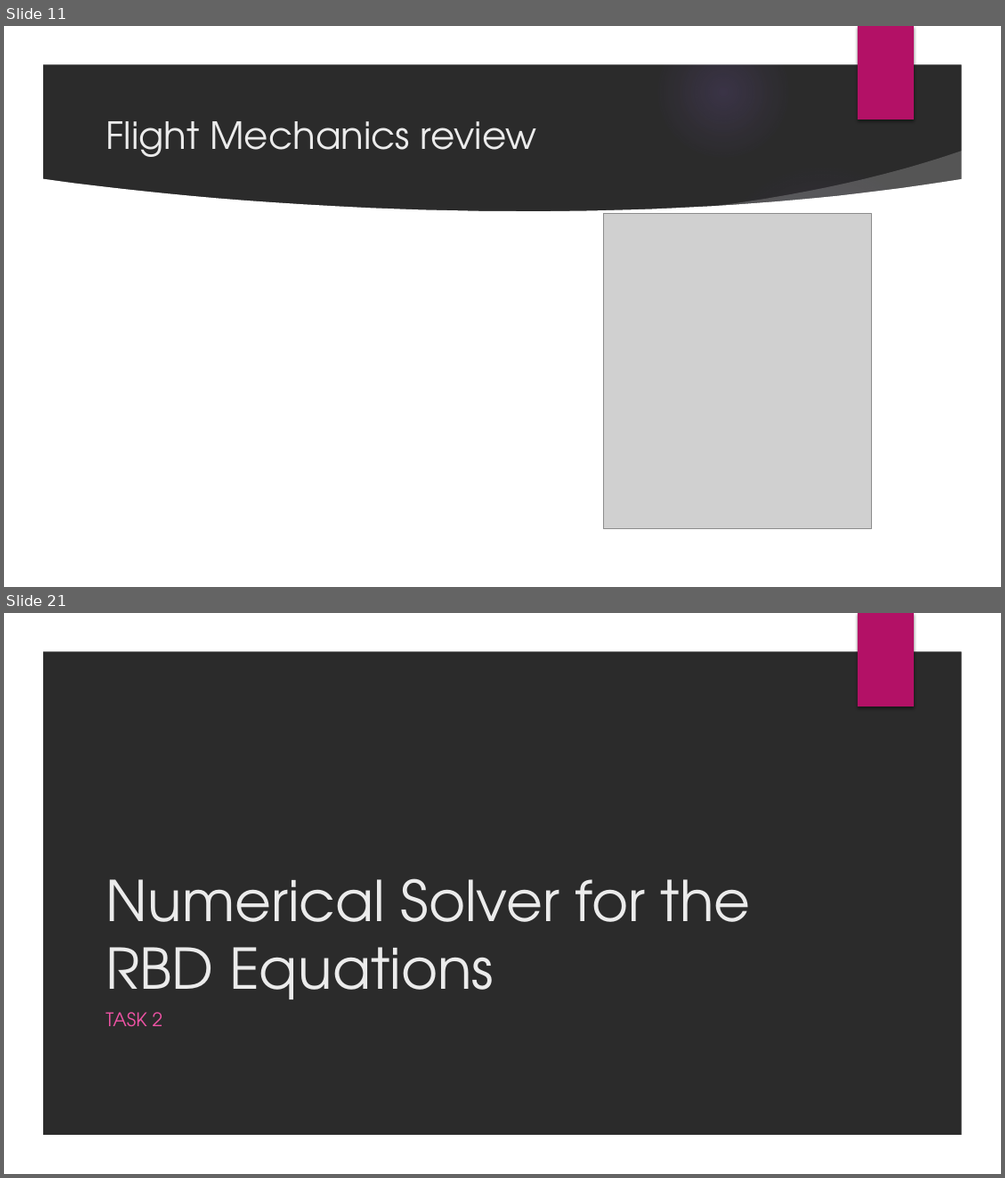
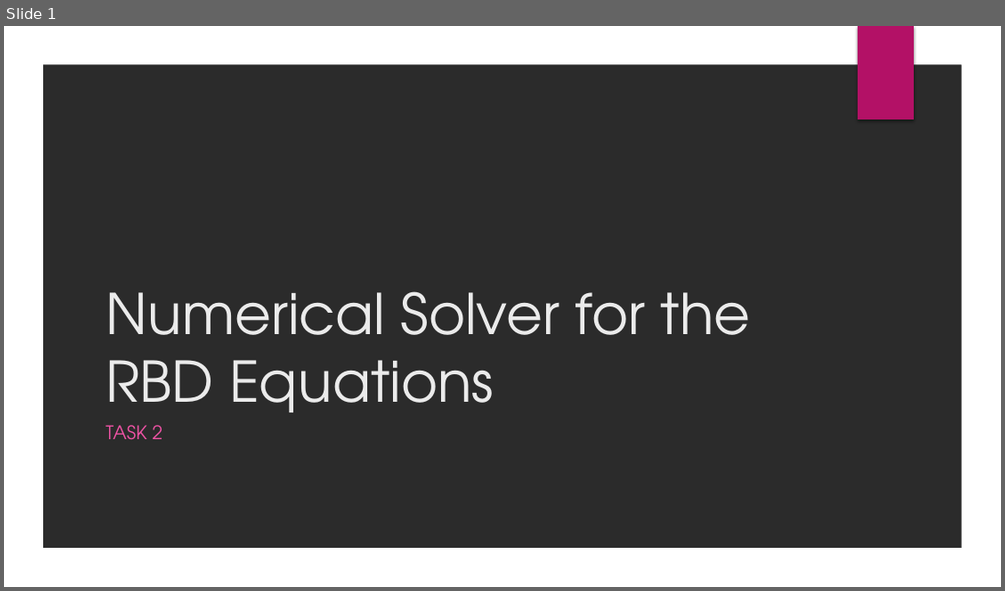
Before and after one commit to Aero-Mohamed/Autopilot, a slide deck: Task 2/Task2_G4_presentation.pptx. Shown one above the other, each under a label of ours: slides 11 and 21 before the commit, slide 1 after it; the slides between them are not shown. The pictures are 1005x1178 and 1005x591 pixels, drawn with LibreOffice and Linux fonts; fonts in the diff are those of the drawing; grey boxes stand for pictures; background and template pictures are left out; a plain dark background stands for a picture behind light text. Boxes give left, top, right and bottom in pixels: in the first picture for what was removed or moved away, otherwise in the second. Text is boxed around its words. In the diff, an @@ line names an element or a change of style, - is before the commit and + after.

```diff
--- a/Task 2/Task2_G4_presentation.pptx
+++ b/Task 2/Task2_G4_presentation.pptx
@@ slide 11 removed at box(4, 26, 1001, 587), background picture (left out); not listed: 2 template elements that a slide beside it also shows @@
@@ title removed at box(105, 121, 537, 157) @@
-Flight Mechanics review
@@ group removed at box(4, 27, 970, 587): 5 ellipses, 2 freeform shapes @@
@@ picture removed at box(604, 214, 872, 529) @@
@@ what was slide 21 is now slide 1 @@
```
Also in this commit, not shown: 2 slides changed, 8 slides added, 18 other slides removed, 8 other files.
